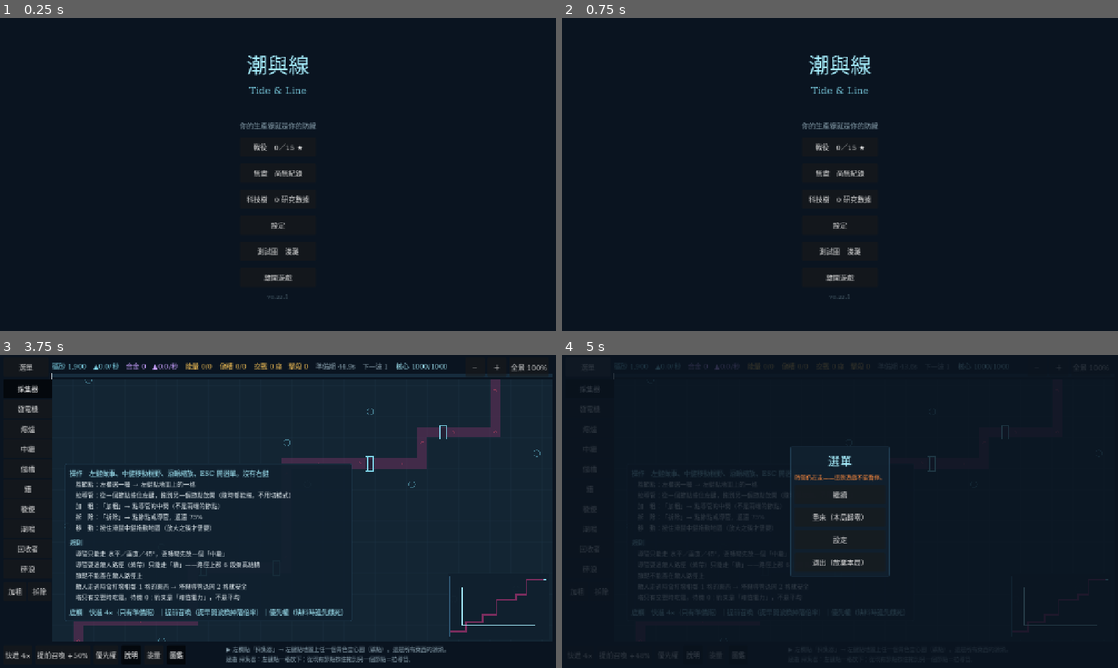
Above: before the commit, frames 1-4 (two rows, left to right).
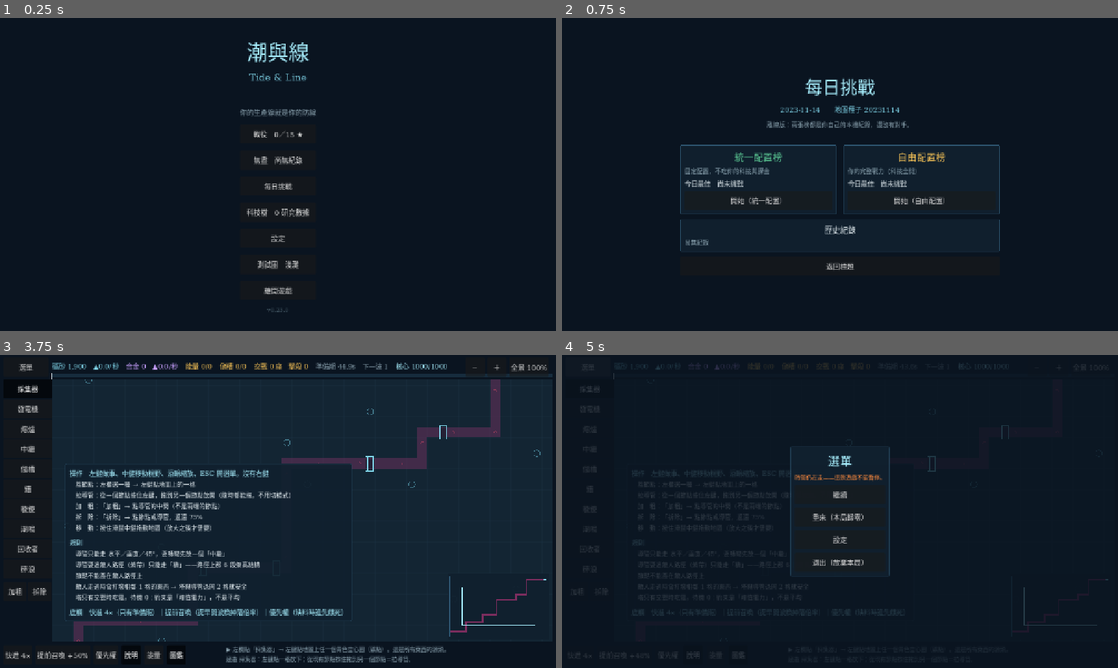
Above: after the commit, the same moments.

Repository: XiaoLin-001/TheGame
Game: Godot game, scene res://scenes/Main.tscn
The game is run twice, just before and just after one commit, with the same random seed, the same clock (stepped at 60 frames per second) and the same inputs.
Inputs (mouse positions are in pixels of both pictures, inside the frame that each line leads up to):
- Up to frame 1 (0.25 s): no input
- Up to frame 2 (0.75 s): click (840, 187) at 0.5 s, where only the run after the commit has a clickable "每日挑戰"
- Up to frame 3 (3.75 s): click (278, 602) at 1.25 s, where only the run after the commit has a clickable "返回標題"; click "戰役 0／15 ★" at 2 s; click "返回標題" at 2.75 s; click "無盡 尚無紀錄" at 3.5 s
- Up to frame 4 (5 s): click "選單" at 4.25 s

The runs differ from the first frame. In frame 1, 2.9% of the frame differs, in the area x 43-57%, y 7-94%; in frame 2, 4.2%, in the area x 21-79%, y 11-90%; in frame 3, less than 0.1%; in frame 4, less than 0.1%.

Commit message:
B2.2 每日挑戰雙榜（VERSION 0.23.0）
M2 排程項。這一批不新增任何玩法：每日挑戰＝無盡模式跑在一個固定的日種子上，
跑兩次、兩種起始配置。地圖／波次／模擬／計分一行都沒改（§3.10「不得拆成兩套邏輯」）。

兩榜的差異只有 SessionState.setup() 的第三個參數：統一配置榜拿到空科技陣列。
那個參數是所有局外成長進入這一局的唯一入口，堵住它就堵住全部（憲法 B3）。

★ 一個差點成立的假綠燈：DoD 最自然的寫法是比 state_hash()，但**它不涵蓋 mods**
（科技的查表結果、不是權威狀態，§2.4 刻意排除）——而 mods 正是 B3 要擋的東西。
紅燈證明時只有 mods 那兩條倒、雜湊那兩條全綠。所以兩層都斷言（RG-133）。

其他：
- 種子是 YYYYMMDD 本身，不做雜湊混合（除錯看得懂；PCG32 相鄰種子本來就不相關）。
  斷言連續 14 天的圖互不重複。⚠ 不得改用 String.hash()——那是引擎實作細節
- 跨日處理在 SaveService.apply_daily() 而非畫面層；今天的兩榜一起歸零
- 離線註記是規格的一部分（§3.10），clicktest 的 honest 斷言守著
- 存檔沒有 bump SAVE_VERSION（加鍵不是結構改動）

★ 順手修掉一條位置相依的斷言：插進「每日挑戰」讓主選單索引挪一格，
TL_CLICKTEST/title 去按了別的鈕。改成依按鈕文字找鈕（RG-134）。

已知未完：「固定角色組」目前是「全部可建造」，B2.4 名冊落地時要釘死成明列清單。

回歸：13 支 1125 項全過、七條 clicktest 全 PASS。

Co-Authored-By: Claude Opus 5 <noreply@anthropic.com>

Diff:
--- a/godot/scripts/core/GameState.gd
+++ b/godot/scripts/core/GameState.gd
@@ -10,7 +10,7 @@
 ## `0.<全域批次序號>.<修補>`。**批次編號就編在版本號裡**，所以這裡不再另存一個
 ## `BATCH` 字串——B0.6 與 B0.6.1 連續兩批都忘了同步它，標題畫面掛著 `B0.5` 三天。
 ## 兩個必須手動保持一致的常數，遲早會不一致；批次名稱在 `CHANGELOG.md` 與 git log。
-const VERSION := "0.22.1"
+const VERSION := "0.23.0"
 
 const GAME_NAME := "潮與線"
 const GAME_NAME_EN := "Tide & Line"
--- a/godot/scripts/core/SaveService.gd
+++ b/godot/scripts/core/SaveService.gd
@@ -10,6 +10,7 @@
 ## 以 `--script` 執行時不載入 autoload，只能 preload 這個檔案呼叫靜態函式（§4.2）。
 
 const Score := preload("res://scripts/sim/Score.gd")
+const Daily := preload("res://scripts/sim/Daily.gd")
 
 ## sv2（B1.4）：`campaign.cleared` 移除，改由 `campaign.stars` 推導。
 const SAVE_VERSION := 2
@@ -44,6 +45,13 @@
 	# 這個情況：`_fill_defaults()` 在讀檔時補缺鍵，所以舊存檔讀進來自動長出
 	# 這一格 0/0。遷移分支是給「結構改動」用的，加一個新鍵不是結構改動。
 	"endless": {"best_wave": 0, "best_output": 0.0},
+	# ★ B2.2 落地的鍵。同樣**沒有 bump `SAVE_VERSION`**（理由同上：加鍵不是結構改動）。
+	# `date` ＝ `today` 那兩榜屬於哪一天；跨日時 `apply_daily()` 會把它推進 `history`。
+	"daily": {
+		"date": "",
+		"today": {"uniform": {"wave": 0, "output": 0.0}, "free": {"wave": 0, "output": 0.0}},
+		"history": [],
+	},
 	# `resolution` 是 `RESOLUTIONS` 的索引，不是像素——存像素的話，
 	# 日後刪掉一個選項就會出現一個選不到、也顯示不出來的設定值。
 	"settings": {
@@ -137,6 +145,47 @@
 	if new_output:
 		e["best_output"] = output
 	d["endless"] = e
+	return {"wave": new_wave, "output": new_output}
+
+
+## ★ 每日挑戰的成績（B2.2、`10_GDD.md` §3.10）。**兩欄各自取最大值**，
+## 理由與 `apply_endless()` 完全相同（撐得久 vs 產線好是兩件事）。
+##
+## 跨日在這裡處理，不在畫面層：畫面層有兩個入口（兩張榜）而換日只該發生一次，
+## 放在那裡就會出現「先點哪一榜決定昨天的紀錄有沒有被存進歷史」。
+##
+## ⚠ `today` 的兩榜**一起歸零**。只歸零玩的那一榜的話，昨天的另一榜會混進今天
+## ——而它是在另一張圖上打出來的。
+static func apply_daily(
+	d: Dictionary, date: String, board: String, wave: int, output: float
+) -> Dictionary:
+	var day: Dictionary = d.get("daily", {})
+	var today: Dictionary = day.get("today", {})
+	if Daily.rolled_over(String(day.get("date", "")), date):
+		var hist: Array = day.get("history", [])
+		for b: String in Daily.BOARDS:
+			var old: Dictionary = today.get(b, {})
+			if int(old.get("wave", 0)) > 0:
+				hist.push_front(Daily.entry(
+					String(day["date"]), b, int(old["wave"]), float(old["output"])
+				))
+		while hist.size() > Daily.HISTORY_MAX:
+			hist.pop_back()
+		day["history"] = hist
+		today = {}
+	for b: String in Daily.BOARDS:
+		if not today.has(b):
+			today[b] = {"wave": 0, "output": 0.0}
+	day["date"] = date
+	var slot: Dictionary = today[board]
+	var new_wave := wave > int(slot.get("wave", 0))
+	var new_output := output > float(slot.get("output", 0.0))
+	if new_wave:
+		slot["wave"] = wave
+	if new_output:
+		slot["output"] = output
+	day["today"] = today
+	d["daily"] = day
 	return {"wave": new_wave, "output": new_output}
 
 
--- a/godot/scripts/screens/Battle.gd
+++ b/godot/scripts/screens/Battle.gd
@@ -16,6 +16,7 @@
 const Combat := preload("res://scripts/sim/Combat.gd")
 const Score := preload("res://scripts/sim/Score.gd")
 const MapGen := preload("res://scripts/sim/MapGen.gd")
+const Daily := preload("res://scripts/sim/Daily.gd")
 const CampaignData := preload("res://data/Campaign.gd")
 const Motion := preload("res://scripts/render/Motion.gd")
 const SettingsScreen := preload("res://scripts/screens/Settings.gd")
@@ -95,6 +96,13 @@
 ## 而無盡沒有星等也沒有關卡獎勵——共用會換來一堆 `if level.has(...)`。
 ## 由呼叫端在 `add_child()` 之前指派，同 `level`。
 var endless_seed: int = 0
+## ★ 每日挑戰打的是哪一張榜（B2.2）。`""` ＝ 不是每日局。
+## **地圖仍然走 `endless_seed`**——每日挑戰就是無盡跑在一個固定的日種子上
+## （§3.10「兩榜共用同一套地圖、波次、模擬與計分」），這個欄位只決定兩件事：
+## 起始配置吃不吃玩家的科技，以及成績寫進哪一格存檔。
+var daily_board: String = ""
+## 每日挑戰的日期鍵（`YYYY-MM-DD`）。成績要記在哪一天名下。
+var daily_date: String = ""
 ## 回關卡選擇。測試圖沒有上一層，所以是 Callable 而不是寫死的場景切換。
 var on_exit: Callable = Callable()
 
@@ -221,7 +229,11 @@
 	elif endless_seed != 0:
 		# 無盡開局就是全建造欄（§7.10）——它沒有解鎖階梯，而**空 `unlocked`
 		# 就是「全部」**（`SessionState.setup()`），不必另外列一份會過期的清單。
-		s.setup(MapGen.generate(endless_seed), [], tech)
+		#
+		# ★ 每日挑戰走的是同一行（B2.2）：同一張生成圖、同一套波次，**只有
+		#   第三個參數不同**。統一配置榜拿到空科技陣列＝與玩家的進度與課金
+		#   完全無關（憲法 B3），而那個參數是所有局外成長進入這一局的唯一入口。
+		s.setup(MapGen.generate(endless_seed), [], Daily.tech_for(daily_board, tech))
 	elif Hooks.stress:
 		# ★ 壓力情境（B1.7、RG-8）：只為了量渲染。模擬在 `_process` 裡凍結——
 		#   這一份佈局的單 tick 要 30 秒（`perf_test.gd` 的說明），不凍結的話
@@ -2973,11 +2985,28 @@
 	# ★ 無盡的個人最佳（B2.1a、§7.10）。放在星等的位置——無盡沒有星，
 	#   「破了幾項紀錄」就是它的成就感來源。兩欄各自比對（`apply_endless`）。
 	if endless_seed != 0:
-		var e: Dictionary = GameState.data.get("endless", {})
-		var prev_wave := int(e.get("best_wave", 0))
-		var prev_output := float(e.get("best_output", 0.0))
-		var fresh := SaveService.apply_endless(GameState.data, waves, score)
+		# ★ 每日挑戰記在自己那一格，不混進無盡的個人最佳（B2.2）：兩者的地圖
+		#   來源一樣，但無盡是「隨便一張圖能撐多久」、每日是「今天這張圖」。
+		#   混在一起會讓無盡的紀錄被一張特別好打的日圖洗掉。
+		var daily: bool = daily_board != ""
+		var slot: Dictionary = (
+			((GameState.data.get("daily", {}) as Dictionary).get("today", {}) as Dictionary)
+				.get(daily_board, {})
+			if daily else GameState.data.get("endless", {})
+		)
+		var prev_wave := int(slot.get("wave" if daily else "best_wave", 0))
+		var prev_output := float(slot.get("output" if daily else "best_output", 0.0))
+		var fresh := (
+			SaveService.apply_daily(GameState.data, daily_date, daily_board, waves, score)
+			if daily else SaveService.apply_endless(GameState.data, waves, score)
+		)
 		SaveService.save_from(GameState.data)
+		if daily:
+			col.add_child(UiKit.label(
+				"每日挑戰　%s　%s" % [
+					daily_date, "統一配置" if daily_board == Daily.UNIFORM else "自由配置"
+				], 15, Palette.ORDER_CYAN, false
+			))
 		for line: Array in [
 			["最高波次　%d 波" % waves, bool(fresh["wave"]), "前次 %d 波" % prev_wave],
 			["最佳產能　%.1f" % score, bool(fresh["output"]), "前次 %.1f" % prev_output],
--- /dev/null
+++ b/godot/scripts/screens/DailyScreen.gd
@@ -0,0 +1,196 @@
+extends Control
+## 每日挑戰（`10_GDD.md` §3.10、§7.11；B2.2）。
+##
+## 這個畫面要回答三個問題，版面就只長成這三個問題的形狀：
+##   ① **今天打的是哪一張圖？**（日期 ＋ 種子，種子要看得見——它是「大家同一張圖」
+##      這句話唯一可以自己驗證的東西）
+##   ② **兩張榜分別是什麼、我今天各打到多少？**
+##   ③ **我以前打得怎樣？**（最近幾天的歷史）
+##
+## ★ **誠實註記是規格的一部分**（§3.10 明文）：第一版純離線，兩榜是兩個本機數字，
+##   沒有排名也沒有對手。畫面上要寫出來——「不要在文案中宣稱一個尚未存在的競技場」。
+##   這不是自謙，是不要騙玩家。
+
+const Daily := preload("res://scripts/sim/Daily.gd")
+
+const CARD := Vector2(360, 150)
+
+## 回上一層。由呼叫端指派。
+var on_exit: Callable = Callable()
+## 開始一局。由呼叫端指派：`func(board: String, date: String, seed: int)`。
+var on_start: Callable = Callable()
+
+## 兩顆開始鈕（自檢要按得到），與 `Daily.BOARDS` 同索引。
+var _buttons: Array[Button] = []
+
+
+func _ready() -> void:
+	theme = UiKit.theme()
+	set_anchors_and_offsets_preset(Control.PRESET_FULL_RECT)
+	_build()
+	if Hooks.click_test and Hooks.panel == "daily":
+		_click_selftest.call_deferred()
+
+
+func _unhandled_key_input(event: InputEvent) -> void:
+	UiKit.esc_returns(self, event, on_exit)
+
+
+## 今天是幾號。**系統時鐘只在這一支出現**——`sim/Daily.gd` 是純函式，
+## 日期一律由呼叫端傳進去（否則「同一天同一張圖」會取決於測試在幾點跑）。
+##
+## `TL_*` 底下固定回 2026-01-01：截圖與自檢不能因為今天是幾號而長不一樣
+## （RG-61 的同一條紀律——同參數在任何機器上、任何一天拍出同一張圖）。
+static func today() -> Dictionary:
+	if Env.any_hook():
+		return {"year": 2026, "month": 1, "day": 1}
+	return Time.get_date_dict_from_system()
+
+
+func _build() -> void:
+	UiKit.clear(self)
+	var d := today()
+	var date := Daily.date_key(d["year"], d["month"], d["day"])
+	var seed_v := Daily.seed_of(d["year"], d["month"], d["day"])
+
+	var center := CenterContainer.new()
+	center.set_anchors_preset(Control.PRESET_FULL_RECT)
+	add_child(center)
+	var col := UiKit.vbox(12)
+	center.add_child(col)
+
+	col.add_child(UiKit.label("每日挑戰", 40, Palette.ORDER_BRIGHT))
+	col.add_child(UiKit.label(
+		"%s　　地圖種子 %d" % [date, seed_v], 16, Palette.ORDER_CYAN
+	))
+	# ★ 誠實註記（§3.10）。放在標題底下而不是塞在角落——它修正的是
+	#   「排行榜」這三個字會讓人產生的預期，晚一秒看到就晚一秒修正。
+	col.add_child(UiKit.label(
+		"離線版：兩張榜都是你自己的本機紀錄，還沒有對手。",
+		14, Palette.TEXT_SECONDARY
+	))
+
+	var gap := Control.new()
+	gap.custom_minimum_size = Vector2(0, 12)
+	col.add_child(gap)
+
+	var day: Dictionary = GameState.data.get("daily", {})
+	var stale: bool = Daily.rolled_over(String(day.get("date", "")), date)
+	var today_best: Dictionary = day.get("today", {})
+	var row := HBoxContainer.new()
+	row.add_theme_constant_override("separation", 16)
+	col.add_child(row)
+	_buttons.clear()
+	for i in Daily.BOARDS.size():
+		row.add_child(_card(Daily.BOARDS[i], date, seed_v, today_best, stale))
+
+	col.add_child(_history(day.get("history", [])))
+
+	if on_exit.is_valid():
+		var back := Button.new()
+		back.text = "返回標題"
+		back.pressed.connect(on_exit)
+		col.add_child(UiKit.touchable(back))
+
+
+## 一張榜的卡。
+##
+## 兩張卡**用同一支函式生**：它們在規格上只差起始配置（§3.10「不得拆成兩套邏輯」），
+## 畫面上也就不該長成兩塊各自維護的版面。
+func _card(
+	board: String, date: String, seed_v: int, today_best: Dictionary, stale: bool
+) -> Control:
+	var uniform: bool = board == Daily.UNIFORM
+	var box := UiKit.panel()
+	box.custom_minimum_size = CARD
+	var col := UiKit.vbox(6)
+	box.add_child(col)
+	col.add_child(UiKit.label(
+		"統一配置榜" if uniform else "自由配置榜", 22,
+		Palette.OK_GREEN if uniform else Palette.ENERGY_AMBER
+	))
+	col.add_child(UiKit.label(
+		"固定配置，不吃你的科技與課金" if uniform else "你的完整戰力（科技全開）",
+		14, Palette.TEXT_SECONDARY, false
+	))
+	# 換日之後昨天的數字還躺在存檔裡，但它是**另一張圖**上打出來的——
+	# 顯示成今天的成績等於說謊。開一局就會被 `apply_daily()` 推進歷史。
+	var slot: Dictionary = {} if stale else today_best.get(board, {})
+	var wave := int(slot.get("wave", 0))
+	col.add_child(UiKit.label(
+		"今日最佳　尚未挑戰" if wave <= 0 else "今日最佳　%d 波　產能 %.1f" % [
+			wave, float(slot.get("output", 0.0))
+		], 15, Palette.TEXT_PRIMARY, false
+	))
+	var btn := Button.new()
+	btn.text = "開始（統一配置）" if uniform else "開始（自由配置）"
+	btn.pressed.connect(func() -> void:
+		if on_start.is_valid():
+			on_start.call(board, date, seed_v)
+	)
+	_buttons.append(btn)
+	col.add_child(UiKit.touchable(btn))
+	return box
+
+
+func _history(rows: Array) -> Control:
+	var box := UiKit.panel()
+	var col := UiKit.vbox(4)
+	box.add_child(col)
+	col.add_child(UiKit.label("歷史紀錄", 18, Palette.TEXT_PRIMARY))
+	if rows.is_empty():
+		# 「尚無紀錄」而不是一張空表或一排 0——0 波看起來像一個很爛的成績，
+		# 而事實是還沒玩過（主選單的無盡那一顆同一條理由）。
+		col.add_child(UiKit.label("尚無紀錄", 14, Palette.TEXT_SECONDARY, false))
+		return box
+	for i in mini(rows.size(), 8):
+		var r: Dictionary = rows[i]
+		col.add_child(UiKit.label("%s　%s　%d 波　產能 %.1f" % [
+			String(r.get("date", "")),
+			"統一" if String(r.get("board", "")) == Daily.UNIFORM else "自由",
+			int(r.get("wave", 0)), float(r.get("output", 0.0)),
+		], 14, Palette.TEXT_SECONDARY, false))
+	return box
+
+
+## ★ 輸入層自檢（`TL_CLICKTEST=1 TL_PANEL=daily`）。
+##
+## 這個畫面的價值就是「兩顆鈕點得到，而且點下去進的是**今天那張圖**」，
+## 所以斷言看的是實際開出來的局面，不是回呼有沒有被叫到（B2.1a 的假綠燈：
+## 印 `endless=true` 而遊戲開的是淺灘）。
+func _click_selftest() -> void:
+	await get_tree().process_frame
+	var two: bool = _buttons.size() == 2
+	var d := today()
+	var want_seed := Daily.seed_of(d["year"], d["month"], d["day"])
+	# 誠實註記真的在畫面上——它是規格的一部分（§3.10），不是可有可無的裝飾。
+	var honest := false
+	for node: Node in find_children("*", "Label", true, false):
+		if (node as Label).text.contains("還沒有對手"):
+			honest = true
+	# ⚠ **GDScript 的 lambda 對區域變數是傳值捕捉**：在裡面寫 `started = {...}`
+	#   改的是它自己那一份副本，外面永遠讀到空字典（斷言會恆為 false）。
+	#   一律**變更同一個字典**，中間清空也要用 `clear()` 而不是重新賦值。
+	var started: Dictionary = {}
+	on_start = func(board: String, date: String, sd: int) -> void:
+		started["board"] = board
+		started["date"] = date
+		started["seed"] = sd
+	if two:
+		_buttons[0].emit_signal("pressed")
+	await get_tree().process_frame
+	var uniform_ok: bool = (
+		String(started.get("board", "")) == Daily.UNIFORM
+		and int(started.get("seed", 0)) == want_seed
+	)
+	started.clear()
+	if two:
+		_buttons[1].emit_signal("pressed")
+	await get_tree().process_frame
+	var free_ok: bool = String(started.get("board", "")) == Daily.FREE
+	var ok: bool = two and honest and uniform_ok and free_ok
+	print("[TL_CLICKTEST/daily] two=%s honest=%s uniform=%s(seed=%d) free=%s → %s" % [
+		two, honest, uniform_ok, want_seed, free_ok, "PASS" if ok else "FAIL"
+	])
+	if Hooks.shot_path == "":
+		get_tree().quit(0 if ok else 1)
--- a/godot/scripts/screens/Main.gd
+++ b/godot/scripts/screens/Main.gd
@@ -8,6 +8,7 @@
 const CampaignScreen := preload("res://scripts/screens/Campaign.gd")
 const TechScreen := preload("res://scripts/screens/Tech.gd")
 const SettingsScreen := preload("res://scripts/screens/Settings.gd")
+const DailyScreen := preload("res://scripts/screens/DailyScreen.gd")
 const CampaignData := preload("res://data/Campaign.gd")
 
 ## ★ `TL_PANEL` → 要進的畫面。**這張表就是「認得哪些畫面」的唯一一份**（B1.9）。
@@ -27,12 +28,13 @@
 	"sandbox": BattleScreen,
 	"campaign": CampaignScreen,
 	"endless": BattleScreen,
+	"daily": DailyScreen,
 	"tech": TechScreen,
 	"settings": SettingsScreen,
 }
 
 
-## 主選單的五顆鈕（自檢要按得到）。
+## 主選單的七顆鈕（自檢要按得到）。
 var _menu_buttons: Array[Button] = []
 
 
@@ -47,6 +49,8 @@
 				setup = _campaign_level
 			"endless":
 				setup = _endless
+			"daily":
+				setup = _daily
 		_enter(PANEL_SCREENS[Hooks.panel], setup)
 		return
 	_build()
@@ -62,7 +66,7 @@
 
 ## ★ 輸入層自檢（`TL_CLICKTEST=1 TL_PANEL=title`，B1.9）。
 ##
-## **這一支是 B1.9 重構自己逼出來的**：主選單那五顆鈕原本各接一支 `_enter_*`，
+## **這一支是 B1.9 重構自己逼出來的**：主選單那幾顆鈕原本各接一支 `_enter_*`，
 ## 改成 `_enter.bind(Screen)` 之後——`Callable.bind()` 把參數綁在**尾端**，
 ## 綁錯位置就是一顆按了沒反應的鈕，而 `_draw()` 一個字都不會說（B0.7.2 同一課）。
 ## 其餘三條 clicktest 全走 `TL_PANEL`，**完全繞過主選單**，所以這條路是零覆蓋。
@@ -73,23 +77,40 @@
 ## ★ 無盡那一顆是這條自檢現在最該守的東西：它和戰役一樣走 `_enter.bind(Screen, setup)`
 ## 的兩參數形式，而 `endless_seed` 沒被 setup 指到的話**畫面照樣開得起來**——
 ## 只是開出淺灘測試圖。那種缺陷 `_draw()` 一個字都不會說，所以斷言直接看種子。
+## 依**按鈕上的字**找鈕，不依索引。
+##
+## ⚠ B2.2 插進一顆「每日挑戰」，索引整個往後挪一格——原本寫死 `_menu_buttons[2]`
+##   的那一行於是去按了科技樹以外的東西，`tech=false`。**選單順序是會動的**，
+##   而測試不該因為多一個入口就變紅（它要驗的是「這顆鈕通到那個畫面」，
+##   不是「它排第三」）。
+func _menu_button(prefix: String) -> Button:
+	for b: Button in _menu_buttons:
+		if b.text.begins_with(prefix):
+			return b
+	return _menu_buttons[0]
+
+
 func _click_selftest() -> void:
 	await get_tree().process_frame
 	await get_tree().process_frame
-	var count: bool = _menu_buttons.size() == 6
-
-	await _press(_menu_buttons[0])                     # 戰役
+	var count: bool = _menu_buttons.size() == 7
+
+	await _press(_menu_button("戰役"))
 	var to_campaign: bool = _child_script() == CampaignScreen
 
 	await _escape()
-	# 回到標題＝六顆鈕**重新長出來**（`_build()` 有跑），不是舊的那六顆還在。
-	var back_home: bool = _child_script() == null and _menu_buttons.size() == 6
-
-	await _press(_menu_buttons[2])                     # 科技樹
+	# 回到標題＝七顆鈕**重新長出來**（`_build()` 有跑），不是舊的那七顆還在。
+	var back_home: bool = _child_script() == null and _menu_buttons.size() == 7
+
+	await _press(_menu_button("科技樹"))
 	var to_tech: bool = _child_script() == TechScreen
 
 	await _escape()
-	await _press(_menu_buttons[1])                     # 無盡
+	await _press(_menu_button("每日挑戰"))
+	var to_daily: bool = _child_script() == DailyScreen
+
+	await _escape()
+	await _press(_menu_button("無盡"))
 	# ★ **不是看 `endless_seed` 有沒有值**——那個欄位在畫面已經用錯地圖之後
 	#   才被設上一樣是 true（B2.1a 第一版斷言就是這樣綠的，截圖才抓到打開的
 	#   是淺灘）。要問的是「這一局真的用了生成圖嗎」，所以看局面裡的地圖。
@@ -101,9 +122,9 @@
 			generated = bool((c.s.map as Dictionary).get("endless", false))
 	var to_endless: bool = seeded != 0 and generated
 
-	var ok: bool = count and to_campaign and back_home and to_tech and to_endless
-	print("[TL_CLICKTEST/title] buttons=%s campaign=%s esc_home=%s tech=%s endless=%s(seed=%d gen=%s) → %s" % [
-		count, to_campaign, back_home, to_tech, to_endless, seeded, generated,
+	var ok: bool = count and to_campaign and back_home and to_tech and to_daily and to_endless
+	print("[TL_CLICKTEST/title] buttons=%s campaign=%s esc_home=%s tech=%s daily=%s endless=%s(seed=%d gen=%s) → %s" % [
+		count, to_campaign, back_home, to_tech, to_daily, to_endless, seeded, generated,
 		"PASS" if ok else "FAIL"
 	])
 	if Hooks.shot_path == "":
@@ -181,6 +202,18 @@
 	screen.endless_seed = Rng.next_seed()
 
 
+## 每日挑戰（B2.2）。畫面自己不知道怎麼開一局——它只回報「哪一榜、哪一天、
+## 哪個種子」，由這裡翻譯成一個局內畫面。**每日就是無盡跑在日種子上**
+## （§3.10），所以進的是同一個 `BattleScreen`、走同一條 `endless_seed`。
+func _daily(screen: Control) -> void:
+	screen.on_start = func(board: String, date: String, sd: int) -> void:
+		_enter(BattleScreen, func(battle: Control) -> void:
+			battle.endless_seed = sd
+			battle.daily_board = board
+			battle.daily_date = date
+		)
+
+
 func _back_to_title() -> void:
 	UiKit.clear(self)
 	_build()
@@ -211,6 +244,7 @@
 	for entry: Array in [
 		["戰役　%s" % _campaign_progress(), _enter.bind(CampaignScreen, _campaign_level)],
 		["無盡　%s" % _endless_best(), _enter.bind(BattleScreen, _endless)],
+		["每日挑戰", _enter.bind(DailyScreen, _daily)],
 		["科技樹　%s 研究數據" % UiKit.commas(int(_research_data())), _enter.bind(TechScreen)],
 		["設定", _enter.bind(SettingsScreen)],
 		["測試圖　淺灘", _enter.bind(BattleScreen)],
--- /dev/null
+++ b/godot/scripts/sim/Daily.gd
@@ -0,0 +1,62 @@
+extends RefCounted
+## 每日挑戰（`10_GDD.md` §3.10、§7.11；B2.2）。
+##
+## **純函式、零副作用、零系統時鐘。** 日期從呼叫端傳進來——`Time.get_date_*()`
+## 是系統呼叫，放在這裡就等於讓「同一天全球同一張圖」取決於這支測試在幾點跑。
+## 畫面層負責問今天是幾號（`Daily.today()` 在 `screens/` 那一側）。
+##
+## ── 這一批**不新增任何玩法**（§3.10「實作成本極低」）──────────────────
+## 每日挑戰＝**無盡模式跑在一個固定的日種子上**，跑兩次、兩種起始配置。
+## 地圖、波次、模擬、計分全部沿用 §7.10 那一套，一行都不改。
+## 兩榜的差異**只在 `SessionState` 的初始化參數**（§3.10 明文：不得為此拆成兩套邏輯）。
+
+## 兩張榜的鍵。字串而不是 enum：它要進存檔，而存檔裡的數字之後沒有人看得懂。
+const UNIFORM := "uniform"
+const FREE := "free"
+const BOARDS: Array[String] = [UNIFORM, FREE]
+
+## 歷史保留幾筆。兩榜 × 15 天——再多也沒有人往下捲，而存檔要留給玩家的進度。
+const HISTORY_MAX := 30
+
+
+## 這一天的地圖種子。
+##
+## 就是 `YYYYMMDD` 本身，**不做雜湊混合**。理由有兩個：
+##   ① 除錯時看得懂——「20260804」一眼知道是哪一天的圖，而一個混過的整數
+##      要反查才知道。日種子會出現在錯誤回報與截圖檔名裡。
+##   ② 混合買不到東西。`Rng.stream()` 底下是 PCG32，相鄰的種子本來就會長出
+##      完全不同的序列；`daily_test` 直接斷言「連續 14 天的圖互不相同」。
+##
+## ⚠ **不要改用 `String.hash()`**：那是引擎的實作細節，換一版 Godot 就可能換一組
+## 數字，而「同一天全球同一張圖」是一條跨版本的承諾（§3.10 接線上榜的前提）。
+static func seed_of(y: int, m: int, d: int) -> int:
+	return y * 10000 + m * 100 + d
+
+
+## 存檔與 UI 用的日期鍵。`YYYY-MM-DD`，字典序＝時間序。
+static func date_key(y: int, m: int, d: int) -> String:
+	return "%04d-%02d-%02d" % [y, m, d]
+
+
+## 這一榜的起始科技。
+##
+## ★ **統一配置榜拿到的是空陣列＝完全沒有科技**（憲法 B3）。這是「與玩家的
+##   任何進度與課金完全無關」在程式碼裡唯一的落點——`SessionState.setup()`
+##   的第三個參數是這一局所有局外成長的入口，堵住它就堵住全部。
+##   `daily_test` 拿三份進度／課金天差地遠的存檔開局，斷言 `state_hash()` 相同。
+##
+## 「固定角色組」目前是**全部可建造**（和無盡一樣，§7.10）——名冊系統還沒有
+## （B2.4），所以「全部」就是現在的固定組。名冊落地那一批要回來把它釘死成一份
+## 明列的清單，而不是繼續用「空陣列＝全部」。
+static func tech_for(board: String, player_tech: Array) -> Array:
+	return [] if board == UNIFORM else player_tech
+
+
+## 今天有沒有換日？換了就要把昨天的成績推進歷史、今天的兩榜歸零。
+static func rolled_over(stored_date: String, today: String) -> bool:
+	return stored_date != "" and stored_date != today
+
+
+## 一筆歷史紀錄。欄位刻意和 `apply_daily()` 寫進去的那一份同構。
+static func entry(date: String, board: String, wave: int, output: float) -> Dictionary:
+	return {"date": date, "board": board, "wave": wave, "output": output}
--- /dev/null
+++ b/godot/tests/daily_test.gd
@@ -0,0 +1,180 @@
+extends SceneTree
+## 每日挑戰雙榜（`10_GDD.md` §3.10、§7.11；B2.2）。
+##
+## 這支測試守的是**憲法 B3**：統一配置榜是對 P2W 的唯一制衡，
+## 「與玩家的任何進度與課金完全無關」必須是一條斷言，不是一句承諾。
+##
+## 跑法：<godot> --headless --path godot --script res://tests/daily_test.gd
+
+const T := preload("res://tests/_assert.gd")
+const Daily := preload("res://scripts/sim/Daily.gd")
+const MapGen := preload("res://scripts/sim/MapGen.gd")
+const SessionState := preload("res://scripts/game/SessionState.gd")
+const BattleController := preload("res://scripts/game/BattleController.gd")
+const SaveService := preload("res://scripts/core/SaveService.gd")
+const Tech := preload("res://data/Tech.gd")
+
+## 掃幾天驗「同日同種子、異日異圖」。
+const SWEEP := 14
+
+
+func _initialize() -> void:
+	var t := T.new("daily_test")
+	_seed_is_a_function_of_the_date(t)
+	_uniform_ignores_progress(t)
+	_free_uses_progress(t)
+	_boards_share_one_map(t)
+	_records_and_rollover(t)
+	quit(t.report())
+
+
+# ── ① 種子 ────────────────────────────────────────────────────────────
+
+func _seed_is_a_function_of_the_date(t: T) -> void:
+	t.eq(Daily.seed_of(2026, 8, 4), 20260804, "種子就是 YYYYMMDD（看得懂比混過好）")
+	t.eq(Daily.date_key(2026, 8, 4), "2026-08-04", "日期鍵字典序＝時間序")
+	# 同一天問幾次都一樣——這是「全球同一張圖」的最小條件。
+	t.eq(Daily.seed_of(2026, 8, 4), Daily.seed_of(2026, 8, 4), "同日同種子")
+
+	# ★ **不同天要長出不同的圖**，而且是真的不同，不只是種子不同。
+	#   種子不混合的代價如果存在，會出現在這裡（相鄰種子生出幾乎一樣的圖）。
+	var seen: Dictionary = {}
+	for i in SWEEP:
+		var sd := Daily.seed_of(2026, 8, 1 + i)
+		var m: Dictionary = MapGen.generate(sd)
+		# 把圖的骨架攤成一個字串來比：路徑、跨越點、礦點。
+		var key := "%s|%s|%s" % [m["waypoints"], m["crossings"], m["ore"]]
+		t.ok(not seen.has(key), "第 %d 天的圖沒有和前面任何一天重複" % (i + 1))
+		seen[key] = true
+
+
+# ── ② 憲法 B3：統一配置榜不吃任何進度 ────────────────────────────────
+
+## 三份**天差地遠**的存檔：全新、科技買了一半、科技全開（＝課金到頂的極端）。
+func _saves() -> Array[Dictionary]:
+	var fresh := SaveService.defaults()
+	var half := SaveService.defaults()
+	var maxed := SaveService.defaults()
+	var all: Array = []
+	for i in Tech.count():
+		all.append(String(Tech.NODES[i]["id"]))
+	half["tech"] = {"unlocked": all.slice(0, all.size() / 2), "data": 300.0}
+	maxed["tech"] = {"unlocked": all, "data": 9999.0}
+	maxed["campaign"] = {"stars": {"shoal": 3}}
+	maxed["endless"] = {"best_wave": 99, "best_output": 12.0}
+	return [fresh, half, maxed] as Array[Dictionary]
+
+
+func _session(board: String, save: Dictionary, sd: int) -> RefCounted:
+	var s: RefCounted = SessionState.new()
+	var tech: Array = (save.get("tech", {}) as Dictionary).get("unlocked", [])
+	s.setup(MapGen.generate(sd), [], Daily.tech_for(board, tech))
+	return s
+
+
+## ★★★ 這一條就是 B3。三份存檔開出來的起始局面必須**逐位元相同**。
+##
+## 用 `state_hash()` 而不是逐欄比對：它涵蓋的是「權威狀態的全部」，
+## 日後有人在 `SessionState` 加一個吃進度的欄位，這一條會自己變紅。
+## 逐欄比對只會驗到寫測試那天想得到的那幾欄。
+func _uniform_ignores_progress(t: T) -> void:
+	var sd := Daily.seed_of(2026, 8, 4)
+	var saves := _saves()
+	var base: String = _session(Daily.UNIFORM, saves[0], sd).state_hash()
+	for i in range(1, saves.size()):
+		t.eq(
+			_session(Daily.UNIFORM, saves[i], sd).state_hash(), base,
+			"★ 統一配置榜：第 %d 份存檔開出來的起始局面與全新存檔完全相同（憲法 B3）" % (i + 1)
+		)
+	# 光看雜湊會漏掉一件事：`mods` 不進 `state_hash()`（它是查表結果不是狀態）。
+	# 而 `mods` 正是科技生效的地方——所以另外釘一次。
+	for i in saves.size():
+		t.eq(
+			_session(Daily.UNIFORM, saves[i], sd).mods, Tech.NO_MODS,
+			"★ 統一配置榜：第 %d 份存檔的局內加成是中性值" % (i + 1)
+		)
+
+
+## 對照組。**沒有這一半，上面那條可以靠「兩榜都不吃科技」通過**——
+## 那會把自由配置榜一起做壞掉，而且測試全綠。
+func _free_uses_progress(t: T) -> void:
+	var sd := Daily.seed_of(2026, 8, 4)
+	var saves := _saves()
+	var fresh: RefCounted = _session(Daily.FREE, saves[0], sd)
+	var maxed: RefCounted = _session(Daily.FREE, saves[2], sd)
+	t.eq(fresh.mods, Tech.NO_MODS, "前置：全新存檔在自由配置榜也是中性值")
+	t.ok(maxed.mods != Tech.NO_MODS, "★ 自由配置榜：科技全開的存檔真的吃到了加成")
+
+
+# ── ③ 兩榜共用同一套地圖與波次（§3.10「不得拆成兩套邏輯」）────────────
+
+func _boards_share_one_map(t: T) -> void:
+	var sd := Daily.seed_of(2026, 8, 4)
+	var saves := _saves()
+	var uni: RefCounted = _session(Daily.UNIFORM, saves[2], sd)
+	var free: RefCounted = _session(Daily.FREE, saves[2], sd)
+	t.eq(uni.map["size"], free.map["size"], "兩榜同一張圖（尺寸）")
+	t.eq(uni.map["core"], free.map["core"], "兩榜同一張圖（核心）")
+	t.eq(uni.sets["ore"].keys().size(), free.sets["ore"].keys().size(), "兩榜同一批礦點")
+	t.eq(uni.path.size(), free.path.size(), "兩榜同一條路徑（＝同一波的秒數）")
+	# 波次由 `map.seed` 推導，兩榜同種子 → 同一張出場表（§7.10）。
+	BattleController.start_wave(uni)
+	BattleController.start_wave(free)
+	t.eq(
+		uni.spawn_queue.size(), free.spawn_queue.size(),
+		"★ 兩榜第一波的出場表一樣長（同種子同波次）"
+	)
+	t.eq(
+		String((uni.spawn_queue[0] as Dictionary)["type"]),
+		String((free.spawn_queue[0] as Dictionary)["type"]),
+		"★ 兩榜第一隻敵人是同一種"
+	)
+
+
+# ── ④ 成績與跨日 ─────────────────────────────────────────────────────
+
+func _records_and_rollover(t: T) -> void:
+	var d := SaveService.defaults()
+	var day1 := "2026-08-04"
+	var day2 := "2026-08-05"
+
+	var first := SaveService.apply_daily(d, day1, Daily.UNIFORM, 7, 3.5)
+	t.ok(bool(first["wave"]) and bool(first["output"]), "第一次挑戰兩欄都是新紀錄")
+	# 兩欄各自取最大值（與 `apply_endless` 同一條理由：撐得久 vs 產線好）。
+	SaveService.apply_daily(d, day1, Daily.UNIFORM, 9, 1.0)
+	var slot: Dictionary = d["daily"]["today"][Daily.UNIFORM]
+	t.eq(int(slot["wave"]), 9, "波次刷新")
+	t.near(float(slot["output"]), 3.5, "★ 產能沒有被一局「波次高但產線爛」洗掉")
+
+	# 另一榜是獨立的一格。
+	SaveService.apply_daily(d, day1, Daily.FREE, 2, 0.5)
+	t.eq(int(d["daily"]["today"][Daily.UNIFORM]["wave"]), 9, "打自由配置不會動到統一配置")
+
+	# ★ 跨日：昨天的兩榜推進歷史，今天歸零。
+	SaveService.apply_daily(d, day2, Daily.FREE, 1, 0.1)
+	var hist: Array = d["daily"]["history"]
+	t.eq(hist.size(), 2, "★ 跨日把昨天的兩榜都推進歷史")
+	t.eq(String((hist[0] as Dictionary)["date"]), day1, "歷史記的是昨天的日期")
+	t.eq(
+		int(d["daily"]["today"][Daily.UNIFORM]["wave"]), 0,
+		"★ 跨日之後**沒玩的那一榜也要歸零**——昨天那個數字是在另一張圖上打的"
+	)
+	t.eq(int(d["daily"]["today"][Daily.FREE]["wave"]), 1, "今天玩的那一榜記上了")
+
+	# 歷史有上限，而且丟的是最舊的。
+	for i in Daily.HISTORY_MAX + 5:
+		SaveService.apply_daily(d, "2026-09-%02d" % (i % 28 + 1), Daily.FREE, i + 1, 1.0)
+	t.ok(
+		(d["daily"]["history"] as Array).size() <= Daily.HISTORY_MAX,
+		"歷史不會無限長（上限 %d）" % Daily.HISTORY_MAX
+	)
+
+	# 舊存檔讀進來要長出這一格，而且不動原有資料（只增不破）。
+	var old := {"sv": 2, "tech": {"unlocked": ["dmg1"], "data": 5.0}}
+	var norm := SaveService.normalize(old)
+	t.ok(norm.has("daily"), "舊存檔讀進來自動長出 daily 這一格")
+	t.eq(int((norm["daily"] as Dictionary)["today"][Daily.UNIFORM]["wave"]), 0, "初值 0")
+	t.eq(
+		((norm["tech"] as Dictionary)["unlocked"] as Array).size(), 1,
+		"★ 補鍵不動玩家原有的資料"
+	)
Not shown, added: godot/scripts/screens/DailyScreen.gd.uid
Not shown, added: godot/scripts/sim/Daily.gd.uid
Not shown, added: godot/tests/daily_test.gd.uid
Not shown, changed: CHANGELOG.md
Not shown, changed: CLAUDE.md
Not shown, changed: docs/10_GDD.md
Not shown, changed: docs/40_PRODUCTION_PLAN.md
Not shown, changed: docs/50_QA_PLAN.md
